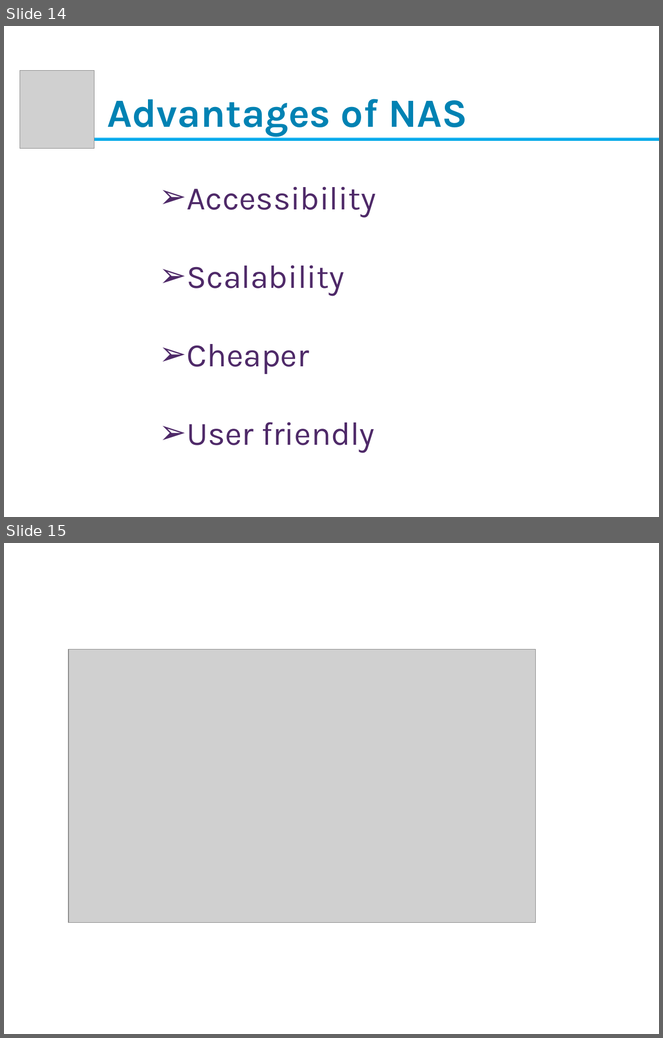
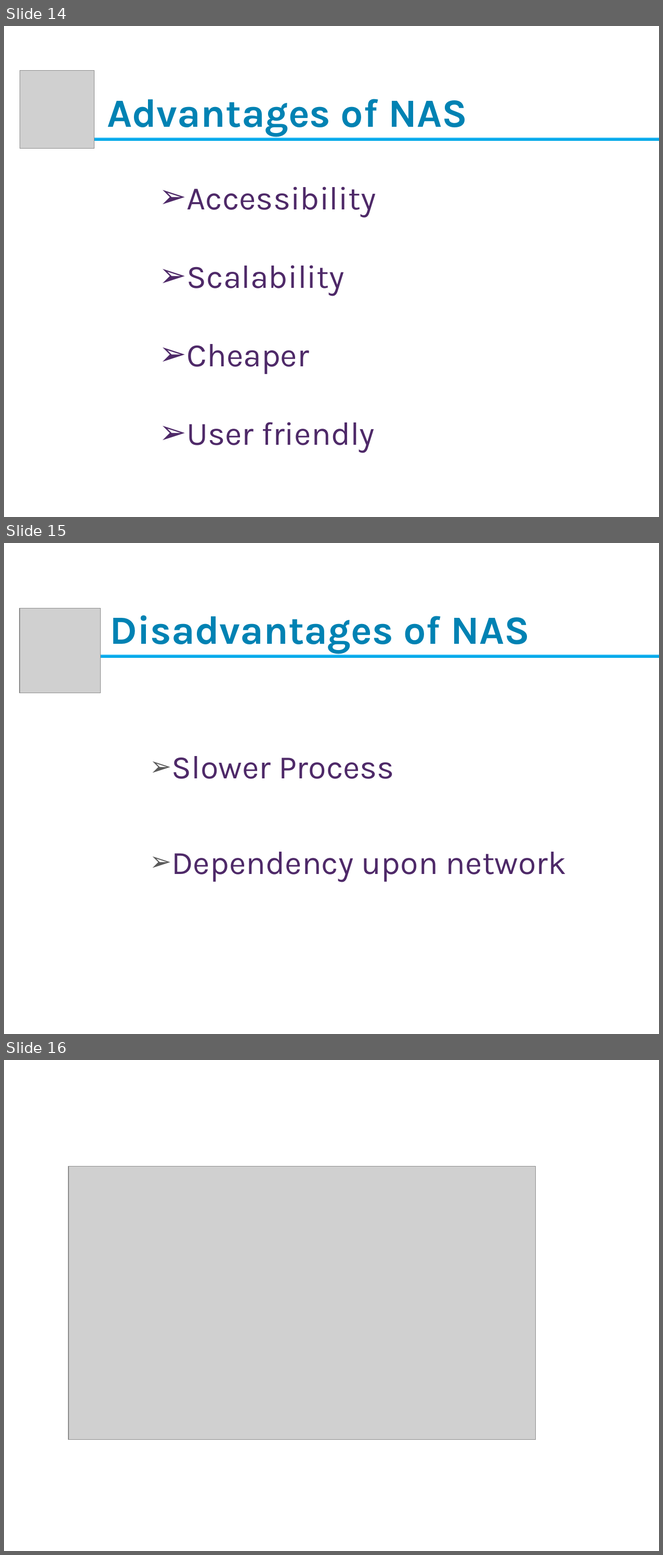
Before and after one commit to Imran4424/C-Plus-Plus-Object-Oriented, a slide deck: OOP.pptx. Shown one above the other, each under a label of ours: slides 14 and 15 before the commit, slides 14, 15 and 16 after it. The pictures are 663x1038 and 663x1555 pixels, drawn with LibreOffice and Linux fonts; fonts in the diff are those of the drawing; grey boxes stand for pictures; background and template pictures are left out. Boxes give left, top, right and bottom in pixels: in the first picture for what was removed or moved away, otherwise in the second. Text is boxed around its words. In the diff, an @@ line names an element or a change of style, - is before the commit and + after.

Commit message:
oop slide

```diff
--- a/OOP.pptx
+++ b/OOP.pptx
@@ slide 15 added at box(4, 543, 659, 1034), background picture (left out) @@
@@ picture added at box(20, 608, 100, 692) @@
@@ text added at box(110, 615, 530, 653), 44 pt, text #0083B3, bold @@
+Disadvantages of NAS
@@ rectangle added at box(45, 655, 659, 657), fill gradient #4BB7F4 to #00AEEF to #009BD4, outline #00AEEF 0.5 pt @@
@@ text added at box(171, 756, 567, 882), 36 pt, text #4E2968 @@
+➢ Slower Process
+➢ Dependency upon network
@@ what was slide 15 is now slide 16 @@
```
